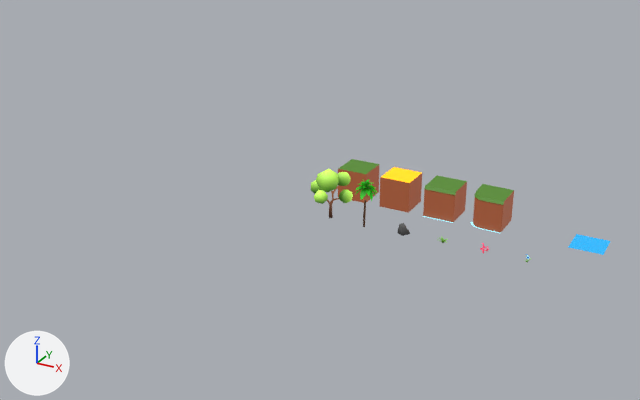
The glTF model assets/models/terrain_tileset.glb as it was, and as the next commit left it.
Both versions are drawn from a 50 mm lens placed at (23.6, -62.1, 23.1), pointed at (-1.3, -16.9, 0.5). Every picture has the same lights, and +X, +Y and +Z are marked at lower left. The older version comes first. Vertices at exactly the same position are counted once.

The scene before the commit, as lines of its bpy script (objects in view):
```python
ob_prop_tree_round = bpy.data.objects.new('Prop_Tree_Round', me_prop_tree_round_mesh)
ob_prop_tree_round.location = (0.0, -18.0, 0.0)
ob_tile_cliff_corner_outer = bpy.data.objects.new('Tile_Cliff_Corner_Outer', me_tile_cliff_corner_outer_mesh_002)
ob_tile_cliff_corner_outer.location = (9.0, -14.0, 0.0)
ob_tile_cliff_straight = bpy.data.objects.new('Tile_Cliff_Straight', me_tile_cliff_straight_mesh_002)
ob_tile_cliff_straight.location = (6.0, -14.0, 0.0)
ob_tile_ground_dirt = bpy.data.objects.new('Tile_Ground_Dirt', me_tile_ground_dirt_mesh_002)
ob_tile_ground_dirt.location = (3.0, -14.0, 0.0)
ob_tile_ground_grass = bpy.data.objects.new('Tile_Ground_Grass', me_tile_ground_grass_mesh_002)
ob_tile_ground_grass.location = (0.0, -14.0, 0.0)
ob_tile_water_ocean = bpy.data.objects.new('Tile_Water_Ocean', me_tile_water_ocean_mesh_002)
ob_tile_water_ocean.location = (15.0, -14.0, 0.0)
```
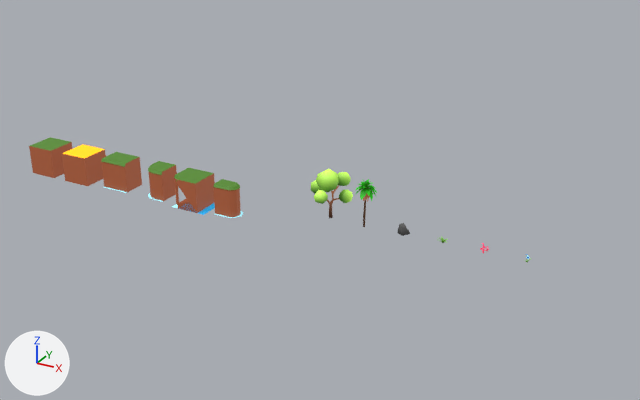
Pixel boxes [x1, y1, x2, y2] of what changed, in the pictures (640 x 400 px):
'Tile_Cliff_Straight', reshaped, moved (7% narrower, 14% shorter)
    before: [423, 175, 467, 223]
    after: [101, 152, 142, 193]
'Tile_Ground_Dirt', moved
    before: [379, 167, 422, 213]
    after: [62, 144, 106, 186]
'Tile_Cliff_Corner_Outer', reshaped, moved (33% narrower, 16% shorter)
    before: [470, 184, 514, 233]
    after: [148, 161, 177, 202]
'Tile_Ground_Grass', moved
    before: [338, 159, 380, 203]
    after: [29, 137, 72, 178]
'Tile_Cliff_Corner_Inner', added
    after: [172, 168, 215, 213]
'Tile_Cliff_End', added (brown)
    after: [213, 179, 243, 218]
'Tile_Water_Ocean', moved
    before: [568, 234, 611, 255]
    after: [179, 203, 215, 215]

The change, as a diff of the scene's bpy script:
```diff
--- a/assets/models/terrain_tileset.glb.py
+++ b/assets/models/terrain_tileset.glb.py
@@ me_tile_cliff_corner_outer_mesh_002 @@
 # used by ob_tile_cliff_corner_outer; location = (9.0, -14.0, 0.0)
-me_tile_cliff_corner_outer_mesh_002.from_pydata(...)  # 47 vertices, 88 faces; spans x -1.12..1.0, y -1.15..1.08, z 0.0..2.0
+me_tile_cliff_corner_outer_mesh_002.from_pydata(...)  # 47 vertices, 88 faces; spans x -0.65..1.0, y -0.65..1.0, z 0.0..2.0
+# me_tile_cliff_corner_outer_mesh_002 part 1: 45 of 47 vertices moved; they spanned x -1.12..1.0, y -1.15..1.08, z 0.0..2.0 and now span x -0.65..1.0, y -0.65..1.0, z 0.0..2.0; mean shift (0.44, 0.45, 0.0); largest move (-1.0, -0.35, 0.02) -> (-0.65, 0.3, 0.02)
 me_tile_cliff_corner_outer_mesh_002.materials.append(mat_gradient)
@@ me_tile_cliff_straight_mesh_002 @@
 # used by ob_tile_cliff_straight; location = (6.0, -14.0, 0.0)
-me_tile_cliff_straight_mesh_002.from_pydata(...)  # 14 vertices, 22 faces; spans x -1.0..1.0, y -1.15..1.0, z 0.0..2.0
+me_tile_cliff_straight_mesh_002.from_pydata(...)  # 14 vertices, 22 faces; spans x -1.0..1.0, y -0.65..1.0, z 0.0..2.0
+# me_tile_cliff_straight_mesh_002 part 2: all 10 vertices in x -1.0..1.0, y -1.15..-0.92, z 0.0..2.0 are moved by (0.0, 0.5, 0.0)
 me_tile_cliff_straight_mesh_002.materials.append(mat_gradient)
@@ me_tile_cliff_end_mesh @@
+me_tile_cliff_end_mesh.from_pydata(...)  # 59 vertices, 104 faces; spans x -1.0..0.65, y -0.65..0.65, z 0.0..2.0
+me_tile_cliff_end_mesh.materials.append(mat_gradient)
@@ me_tile_cliff_corner_inner_mesh @@
+me_tile_cliff_corner_inner_mesh.from_pydata(...)  # 42 vertices, 72 faces; spans x -1.0..1.0, y -1.0..1.0, z 0.0..2.0
+me_tile_cliff_corner_inner_mesh.materials.append(mat_gradient)
@@ ob_tile_cliff_corner_outer @@
 ob_tile_cliff_corner_outer = bpy.data.objects.new('Tile_Cliff_Corner_Outer', me_tile_cliff_corner_outer_mesh_002)
-ob_tile_cliff_corner_outer.location = (9.0, -14.0, 0.0)
+ob_tile_cliff_corner_outer.location = (-11.53, -20.46, 0.0)
@@ ob_tile_cliff_straight @@
 ob_tile_cliff_straight = bpy.data.objects.new('Tile_Cliff_Straight', me_tile_cliff_straight_mesh_002)
-ob_tile_cliff_straight.location = (6.0, -14.0, 0.0)
+ob_tile_cliff_straight.location = (-14.53, -20.46, 0.0)
@@ ob_tile_ground_dirt @@
 ob_tile_ground_dirt = bpy.data.objects.new('Tile_Ground_Dirt', me_tile_ground_dirt_mesh_002)
-ob_tile_ground_dirt.location = (3.0, -14.0, 0.0)
+ob_tile_ground_dirt.location = (-17.53, -20.46, 0.0)
@@ ob_tile_ground_grass @@
 ob_tile_ground_grass = bpy.data.objects.new('Tile_Ground_Grass', me_tile_ground_grass_mesh_002)
-ob_tile_ground_grass.location = (0.0, -14.0, 0.0)
+ob_tile_ground_grass.location = (-20.53, -20.46, 0.0)
@@ ob_tile_water_ocean @@
 ob_tile_water_ocean = bpy.data.objects.new('Tile_Water_Ocean', me_tile_water_ocean_mesh_002)
-ob_tile_water_ocean.location = (15.0, -14.0, 0.0)
+ob_tile_water_ocean.location = (-8.03, -20.46, 0.0)
@@ ob_tile_cliff_end @@
+ob_tile_cliff_end = bpy.data.objects.new('Tile_Cliff_End', me_tile_cliff_end_mesh)
+ob_tile_cliff_end.location = (-5.53, -20.46, 0.0)
@@ ob_tile_cliff_corner_inner @@
+ob_tile_cliff_corner_inner = bpy.data.objects.new('Tile_Cliff_Corner_Inner', me_tile_cliff_corner_inner_mesh)
+ob_tile_cliff_corner_inner.location = (-8.53, -20.46, 0.0)
```
